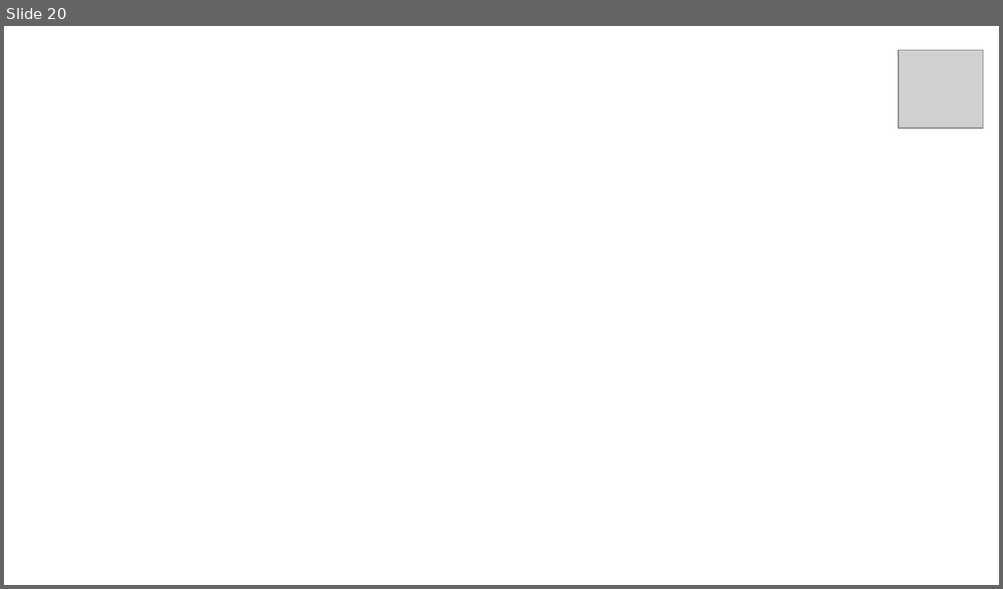
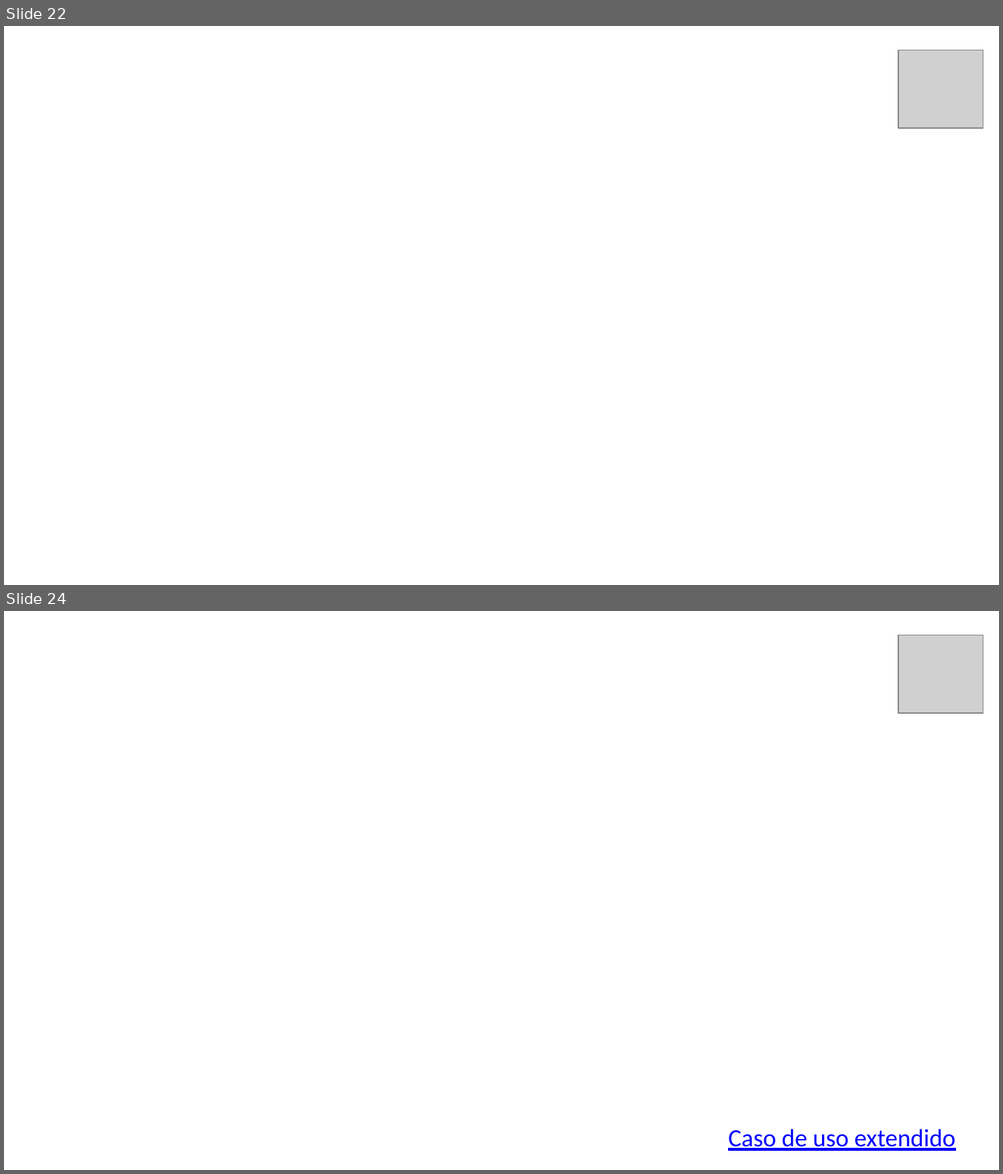
Before and after one commit to LauraV8/ProyectoSena1Tri, a slide deck: Presentación Proyecto.pptx. Shown one above the other, each under a label of ours: slide 20 before the commit, slides 22 and 24 after it; the slides between them are not shown. The pictures are 1003x589 and 1003x1174 pixels, drawn with LibreOffice and Linux fonts; fonts in the diff are those of the drawing; grey boxes stand for pictures; background and template pictures are left out. Boxes give left, top, right and bottom in pixels: in the first picture for what was removed or moved away, otherwise in the second. Text is boxed around its words. In the diff, an @@ line names an element or a change of style, - is before the commit and + after.

```diff
--- a/Presentación Proyecto.pptx
+++ b/Presentación Proyecto.pptx
@@ slide 24 added at (4,611,999,1170), background picture (left out) @@
@@ picture added at (898,635,982,712) @@
@@ text added at (728,1129,956,1151), 18 pt, text #0000FF, underline @@
+Caso de uso extendido
@@ what was slide 20 is now slide 22 @@
```
Also in this commit, not shown: 9 slides changed, 2 other slides added, 1 slide removed, 2 other files.
